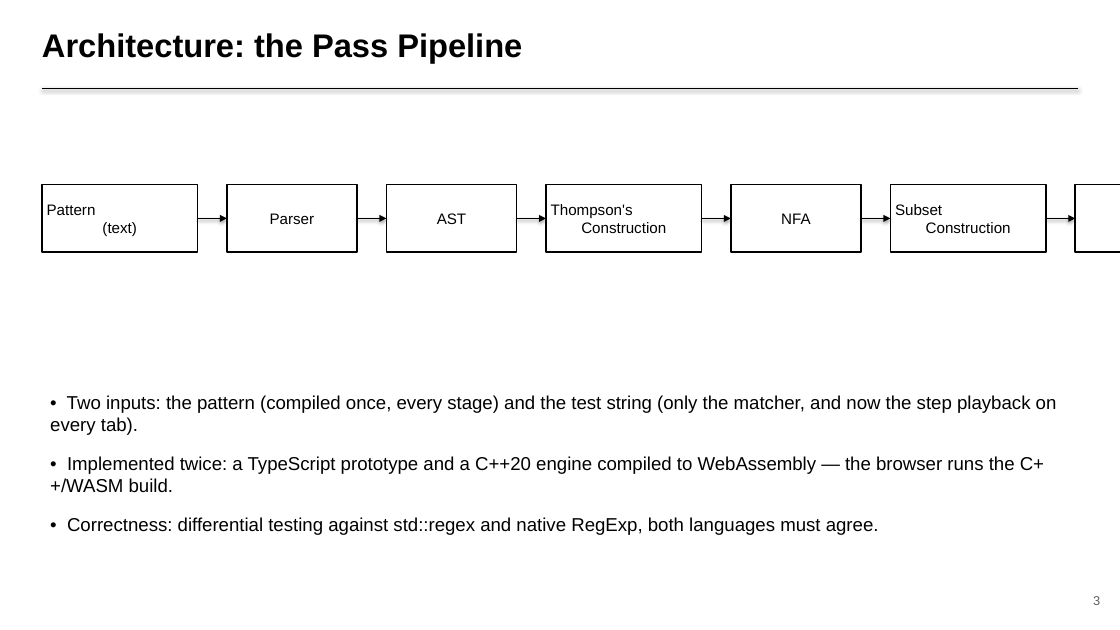
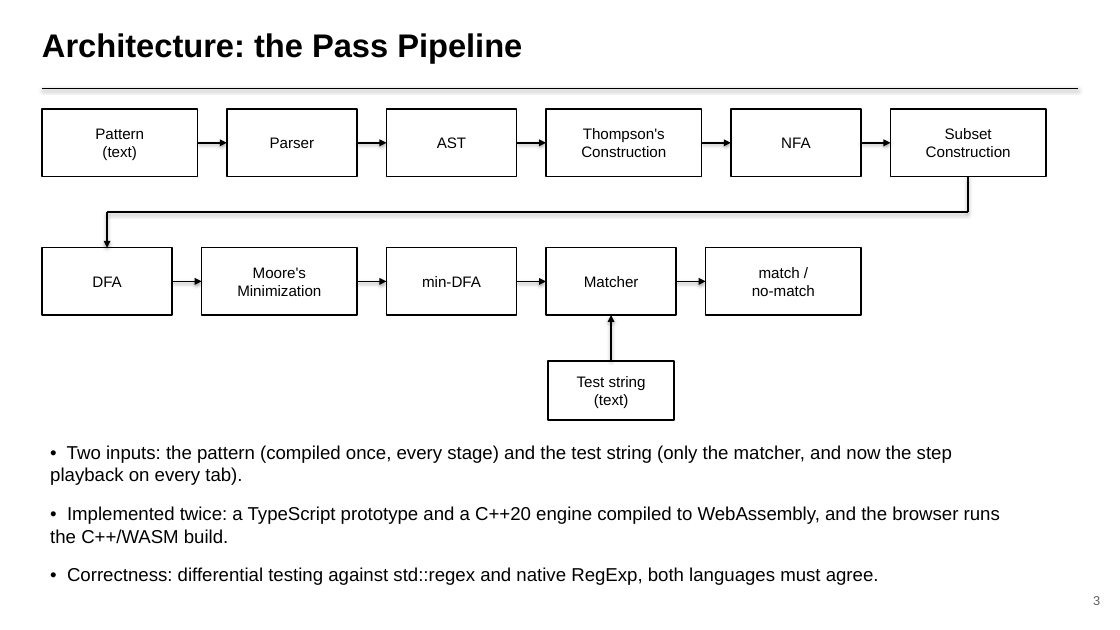
Before and after one commit to Vignesh-P-C/regexlab, a slide deck: slide 3 of docs/presentation.pptx. Drawn at 1120x630 pixels with LibreOffice and Linux fonts; fonts in the diff are those of the drawing. Boxes give left, top, right and bottom in pixels: in the first picture for what was removed or moved away, otherwise in the second. Text is boxed around its words. In the diff, an @@ line names an element or a change of style, - is before the commit and + after.

```diff
--- a/docs/presentation.pptx
+++ b/docs/presentation.pptx
@@ text in rectangle at (95, 128, 144, 160): text changed @@
-Pattern
-(text)
+Pattern
+(text)
@@ arrow added from (357, 143) to (386, 143), #000000 1.25 pt @@
@@ arrow added from (517, 143) to (546, 143), #000000 1.25 pt @@
@@ text in rectangle at (581, 128, 666, 157): text changed @@
-Thompson's
-Construction
+Thompson's
+Construction
@@ 6 rectangles, 3 arrows: place and size @@
-6 rectangles, 3 arrows at (42, 185, 1046, 252)
+6 rectangles, 3 arrows at (42, 109, 1046, 176)
@@ text in rectangle at (926, 128, 1011, 157): text changed @@
-Subset
-Construction
+Subset
+Construction
@@ line added from (969, 176) to (969, 212), #000000 1.25 pt @@
@@ line added from (107, 212) to (969, 212), #000000 1.25 pt @@
@@ arrow added from (107, 212) to (107, 248), #000000 1.25 pt @@
@@ rectangle "DFA": place and size @@
-rectangle "DFA" at (1075, 185, 1120, 252)
+rectangle "DFA" at (42, 248, 172, 315)
@@ rectangle added at (202, 248, 357, 315), fill #FFFFFF, outline #000000 1.25 pt, 13 pt, text #000000 @@
+Moore's
+Minimization
@@ rectangle added at (386, 248, 517, 315), fill #FFFFFF, outline #000000 1.25 pt, 13 pt, text #000000 @@
+min-DFA
@@ rectangle added at (546, 248, 676, 315), fill #FFFFFF, outline #000000 1.25 pt, 13 pt, text #000000 @@
+Matcher
@@ rectangle added at (706, 248, 861, 315), fill #FFFFFF, outline #000000 1.25 pt, 13 pt, text #000000 @@
+match /
+no-match
@@ arrow moved from (1046, 218) - (1075, 218) to (172, 281) - (202, 281) @@
@@ arrow moved from (357, 218) - (386, 218) to (357, 281) - (386, 281) @@
@@ arrow moved from (517, 218) - (546, 218) to (517, 281) - (546, 281) @@
@@ arrow added from (676, 281) to (706, 281), #000000 1.25 pt @@
@@ arrow added from (612, 361) to (612, 315), #000000 1.25 pt @@
@@ rectangle added at (549, 361, 675, 420), fill #FFFFFF, outline #000000 1.25 pt, 13 pt, text #000000 @@
+Test string
+(text)
@@ text "• Two inputs: the pattern ...": place and size @@
-text "• Two inputs: the pattern ..." at (50, 395, 1057, 535)
+text "• Two inputs: the pattern ..." at (50, 445, 1000, 585)
@@ text at (50, 506, 1000, 544): text changed @@
-• Implemented twice: a TypeScript prototype and a C++20 engine compiled to WebAssembly — the browser runs the C++/WASM build.
+• Implemented twice: a TypeScript prototype and a C++20 engine compiled to WebAssembly, and the browser runs the C++/WASM build.
```
Also in this commit, not shown: 8 other slides changed, 1 other file.
